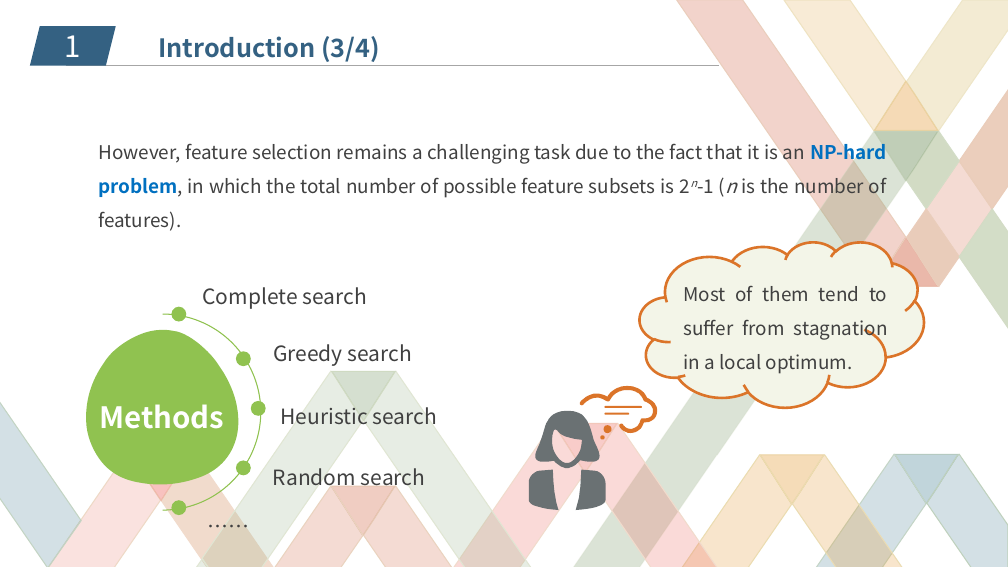
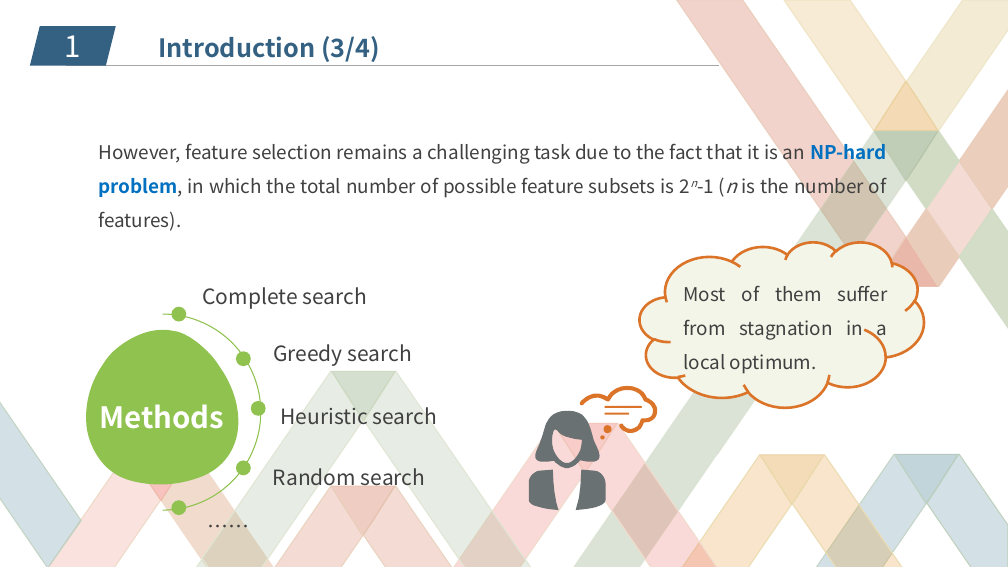
Before and after one commit to JiaweiHuang/ECoFFeS, a slide deck: slide 6 of Others/PPT/ECoFFeS.pptx. Drawn at 1008x567 pixels with LibreOffice and Linux fonts; fonts in the diff are those of the drawing; background and template pictures are left out. Boxes give left, top, right and bottom in pixels: in the first picture for what was removed or moved away, otherwise in the second. Text is boxed around its words. In the diff, an @@ line names an element or a change of style, - is before the commit and + after.

```diff
--- a/Others/PPT/ECoFFeS.pptx
+++ b/Others/PPT/ECoFFeS.pptx
@@ text at (683,286,888,374): text changed @@
-Most of them tend to suffer from stagnation in a local optimum.
+Most of them suffer from stagnation in a local optimum.
```
Also in this commit, not shown: 7 other slides changed, 1 other file.
